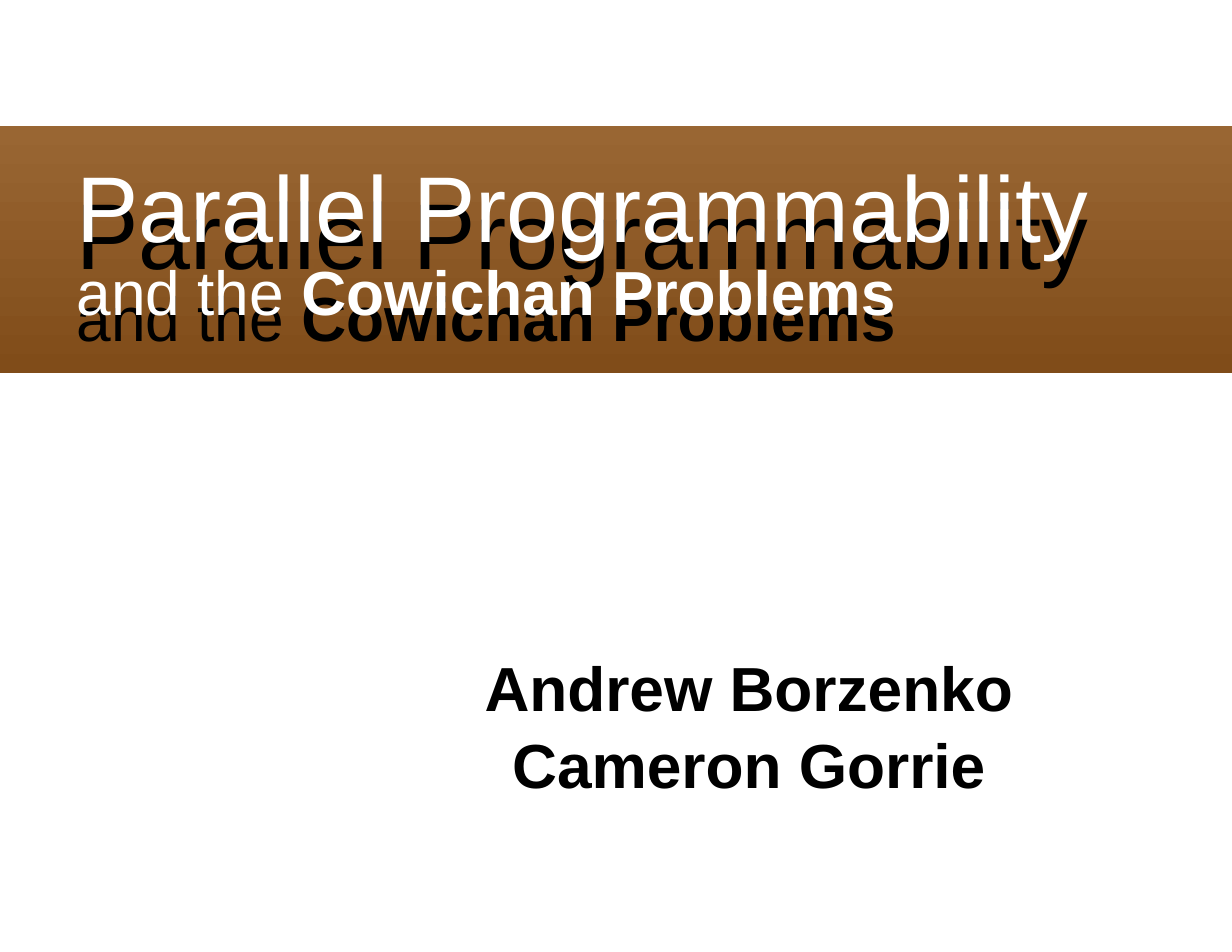
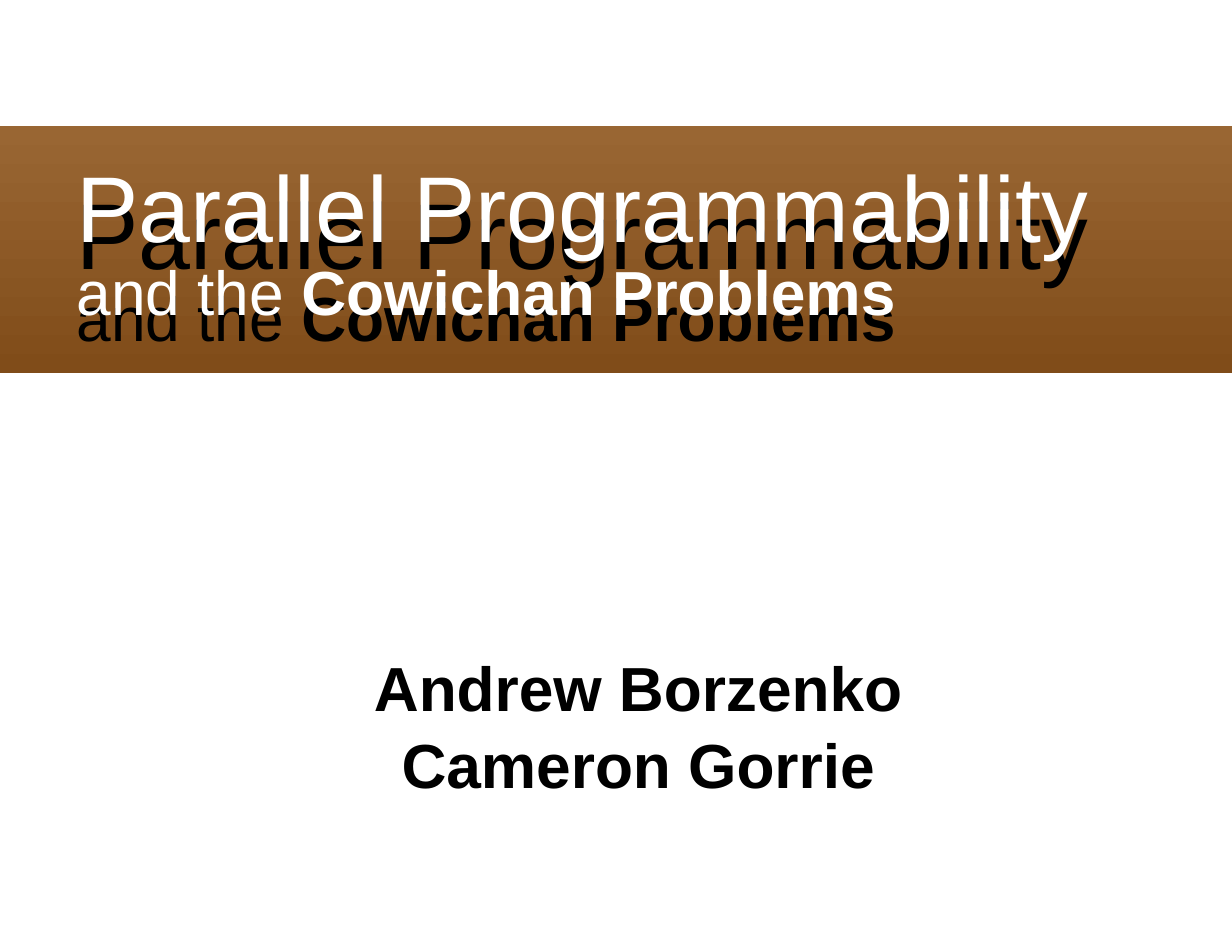
Before and after one commit to FractalDesigns/cowichan-1, a slide deck: slide 1 of presentation-july.ppt. Drawn at 1232x952 pixels with LibreOffice and Linux fonts; fonts in the diff are those of the drawing; background and template pictures are left out. Boxes give left, top, right and bottom in pixels: in the first picture for what was removed or moved away, otherwise in the second. Text is boxed around its words. In the diff, an @@ line names an element or a change of style, - is before the commit and + after.

```diff
--- a/presentation-july.ppt
+++ b/presentation-july.ppt
@@ text "Andrew Borzenko": place and size @@
-text "Andrew Borzenko" at <box>485,666,1013,789</box>
+text "Andrew Borzenko" at <box>374,666,902,789</box>
```
Also in this commit, not shown: 5 other slides changed.
